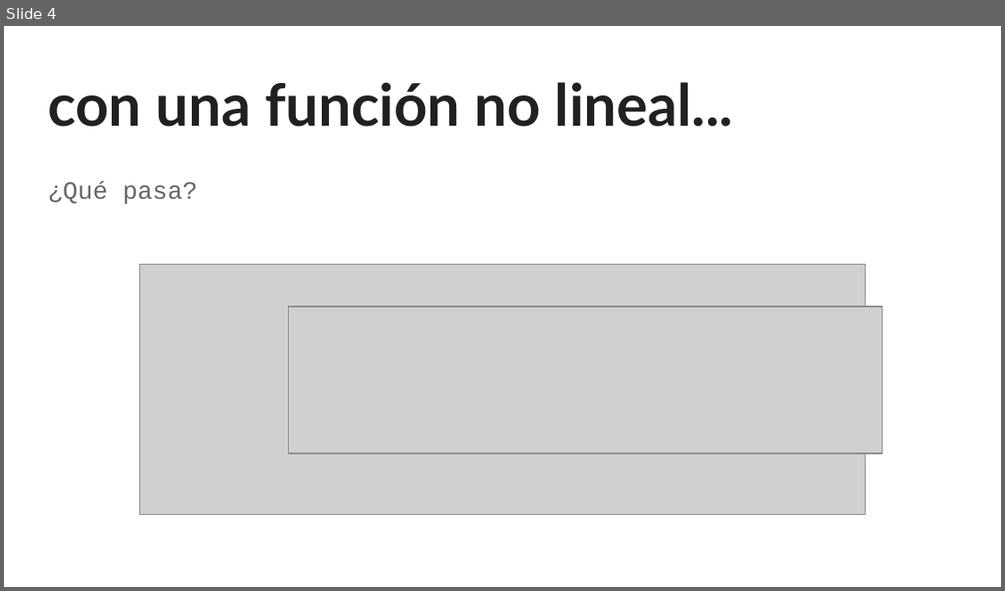
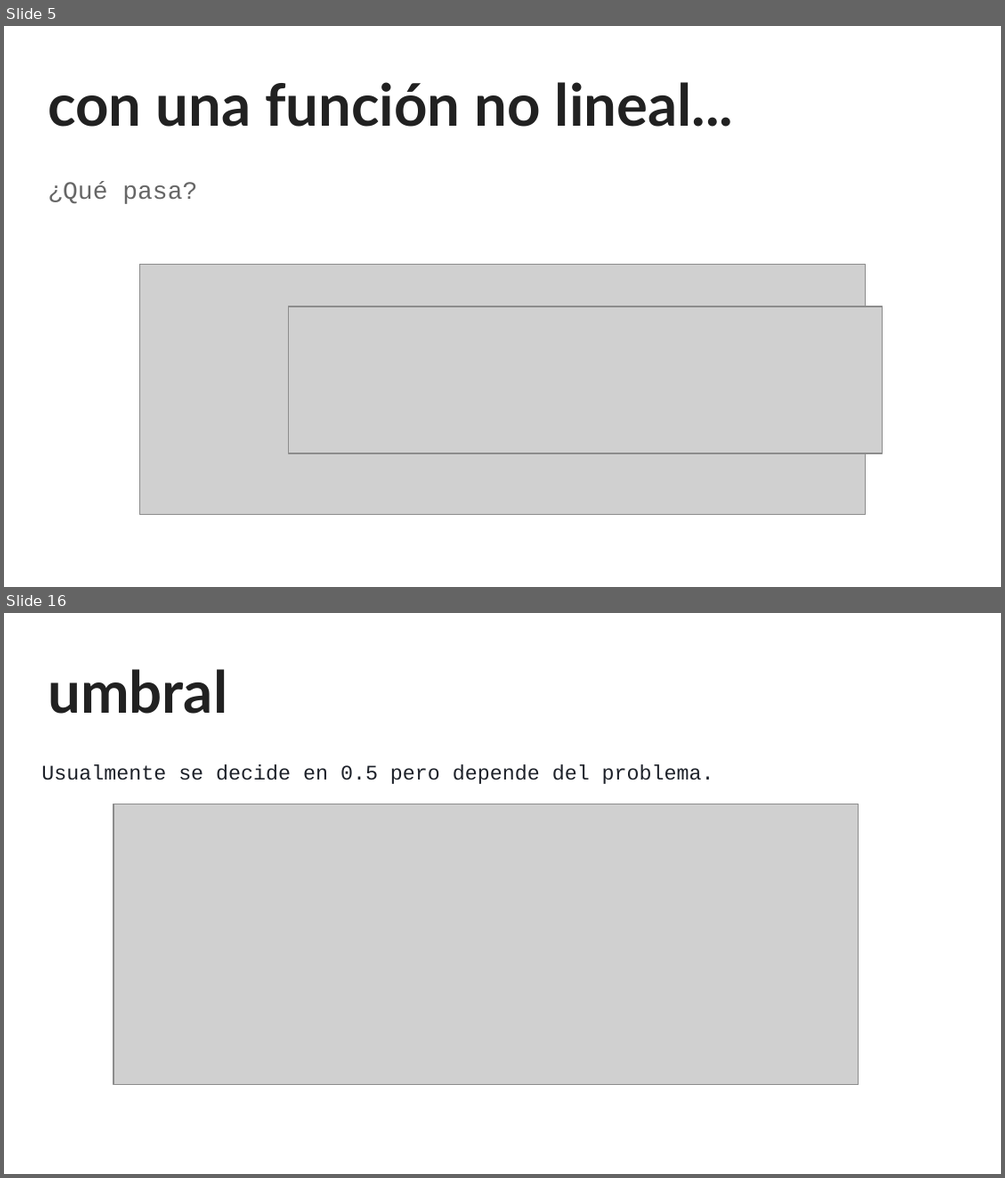
Before and after one commit to sainosmichelle/sainosmichelle.github.io, a slide deck: assets/files/Tema6/reg_log/6.2 Regresión Logística.pptx. Shown one above the other, each under a label of ours: slide 4 before the commit, slides 5 and 16 after it; the slides between them are not shown. The pictures are 1005x591 and 1005x1178 pixels, drawn with LibreOffice and Linux fonts; fonts in the diff are those of the drawing; grey boxes stand for pictures. Boxes give left, top, right and bottom in pixels: in the first picture for what was removed or moved away, otherwise in the second. Text is boxed around its words. In the diff, an @@ line names an element or a change of style, - is before the commit and + after.

```diff
--- a/assets/files/Tema6/reg_log/6.2 Regresión Logística.pptx
+++ b/assets/files/Tema6/reg_log/6.2 Regresión Logística.pptx
@@ slide 16 added at box(4, 613, 1001, 1174), background #FFFFFF @@
@@ title added at box(48, 669, 227, 714), 42 pt, text #212121, bold @@
+umbral
@@ text added at box(41, 764, 714, 784), 15 pt, text #1D2129 @@
+Usualmente se decide en 0.5 pero depende del problema.
@@ picture added at box(113, 804, 858, 1085) @@
@@ what was slide 4 is now slide 5 @@
```
Also in this commit, not shown: 1 slide changed, 11 other slides added, 1 slide removed.
